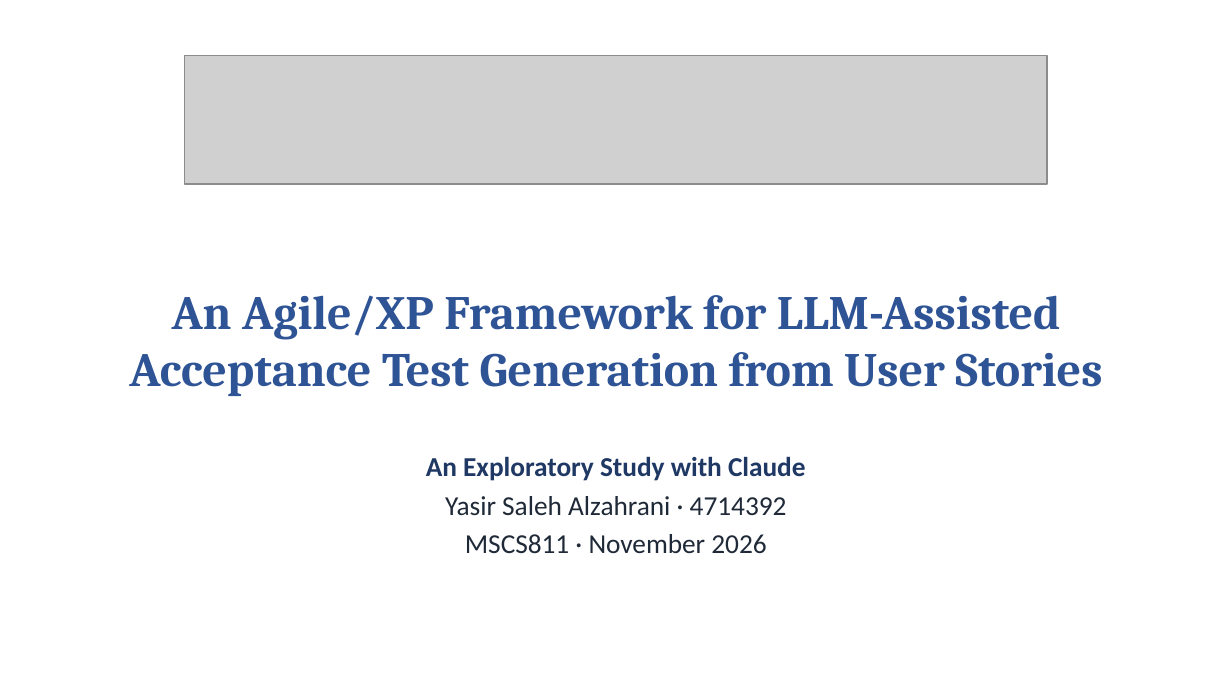
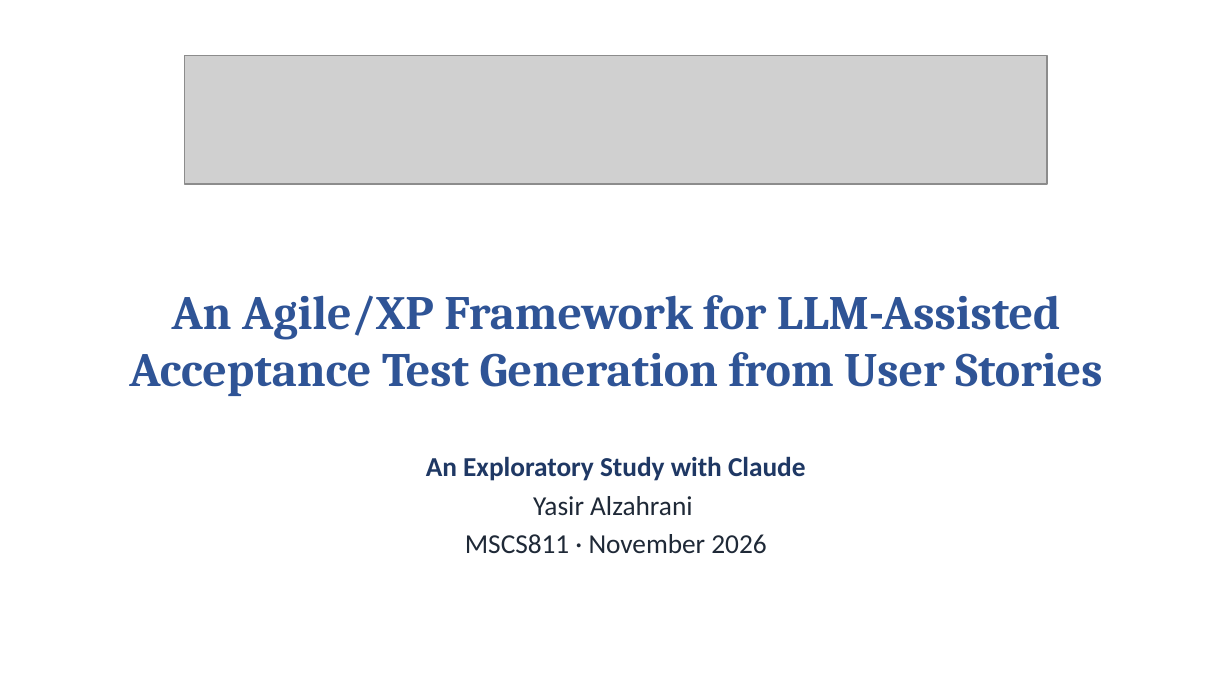
Before and after one commit to yasir2z/MSCS811-LLM-Acceptance-Testing, a slide deck: slide 1 of presentation/MSCS811_Presentation.pptx. Drawn at 1232x693 pixels with LibreOffice and Linux fonts; fonts in the diff are those of the drawing; grey boxes stand for pictures. Boxes give left, top, right and bottom in pixels: in the first picture for what was removed or moved away, otherwise in the second. Text is boxed around its words. In the diff, an @@ line names an element or a change of style, - is before the commit and + after.

```diff
--- a/presentation/MSCS811_Presentation.pptx
+++ b/presentation/MSCS811_Presentation.pptx
@@ text at [533,496,692,516]: text changed @@
-Yasir Saleh Alzahrani · 4714392
+Yasir Alzahrani
```
Also in this commit, not shown: 5 other slides changed.
